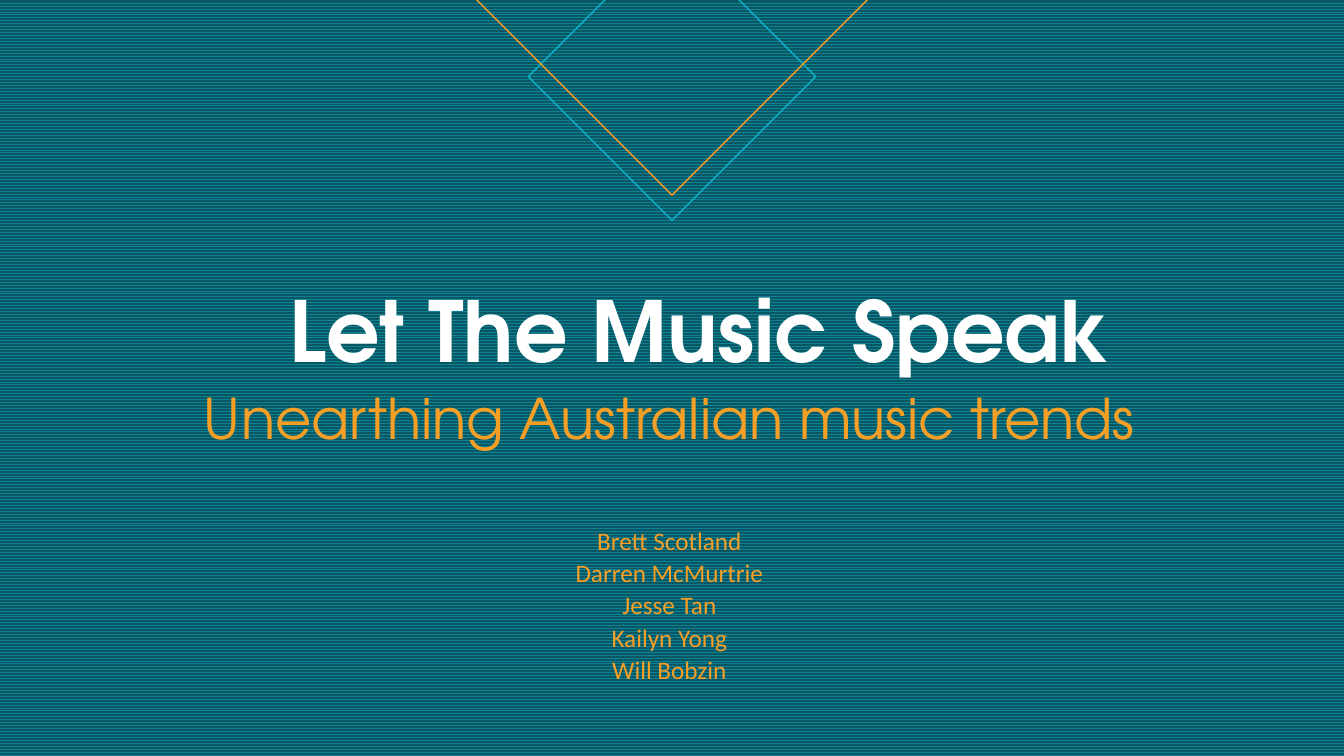
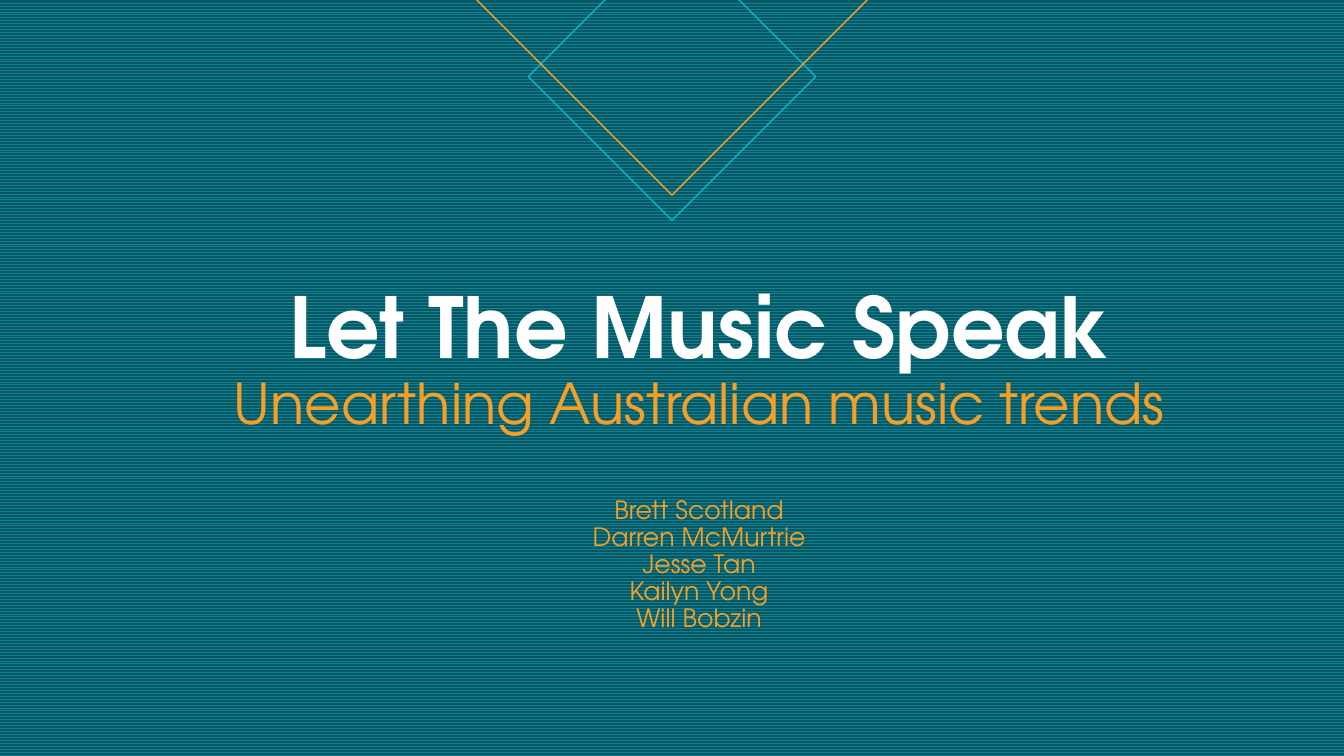
Before and after one commit to relaernu/project_1, a slide deck: slide 1 of Documents/Let the music speak.pptx. Drawn at 1344x756 pixels with LibreOffice and Linux fonts; fonts in the diff are those of the drawing. Boxes give left, top, right and bottom in pixels: in the first picture for what was removed or moved away, otherwise in the second. Text is boxed around its words. In the diff, an @@ line names an element or a change of style, - is before the commit and + after.

```diff
--- a/Documents/Let the music speak.pptx
+++ b/Documents/Let the music speak.pptx
@@ text at <box>233,267,1165,638</box>: text changed; font Calibri to TeX Gyre Adventor @@
-Let The Music Speak
-Unearthing Australian music trends
-Brett Scotland
-Darren McMurtrie
-Jesse Tan
-Kailyn Yong
-Will Bobzin
+Let The Music Speak
+Unearthing Australian music trends
+Brett Scotland
+Darren McMurtrie
+Jesse Tan
+Kailyn Yong
+Will Bobzin
```
Also in this commit, not shown: 14 other slides changed, 1 slide removed.
